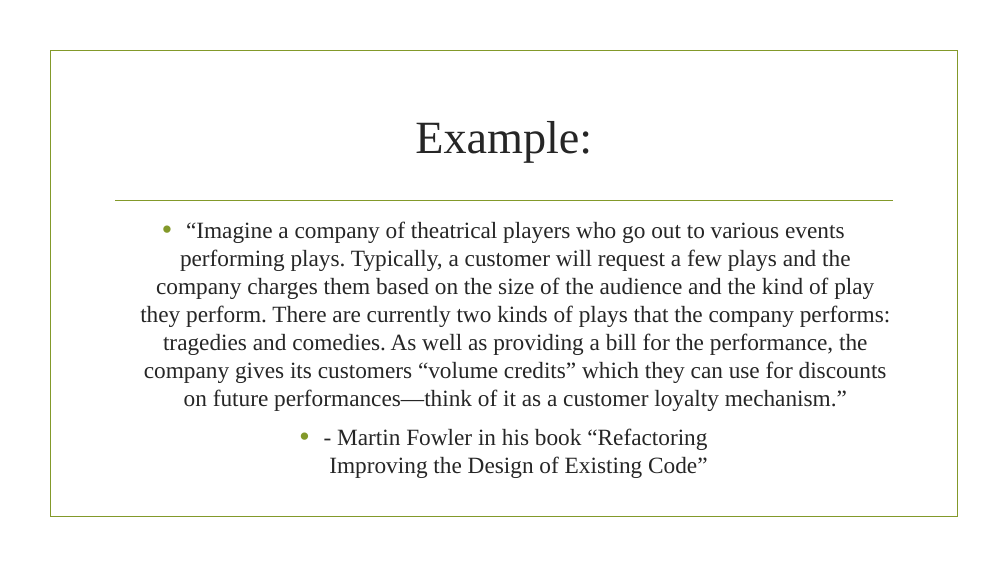
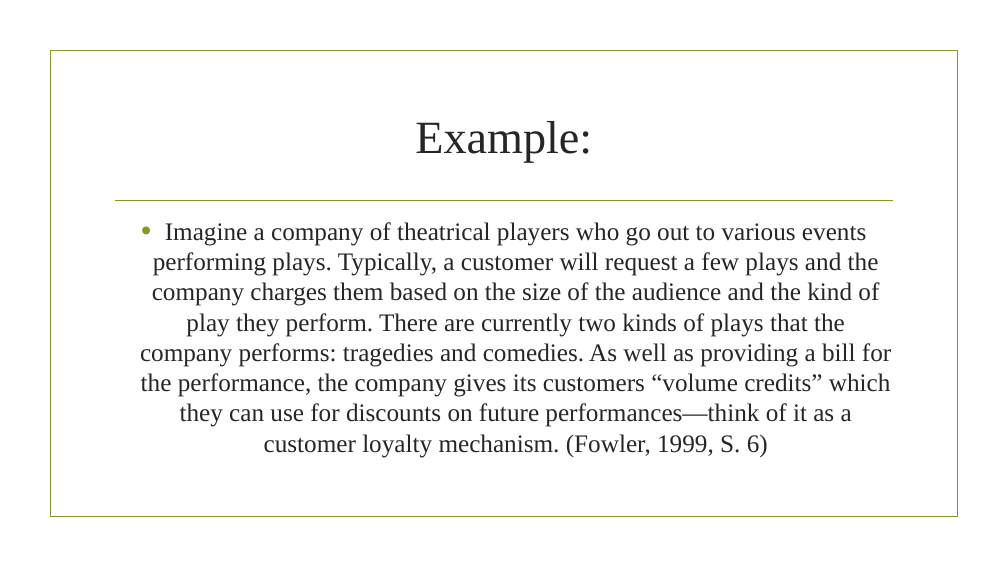
Before and after one commit to slaven2910/IU_DINGER, a slide deck: slide 9 of Informatik/Refactoring_Slaven_Mlinaric - v2 [Autosaved].pptx. Drawn at 1008x567 pixels with LibreOffice and Linux fonts; fonts in the diff are those of the drawing; background and template pictures are left out. Boxes give left, top, right and bottom in pixels: in the first picture for what was removed or moved away, otherwise in the second. Text is boxed around its words. In the diff, an @@ line names an element or a change of style, - is before the commit and + after.

```diff
--- a/Informatik/Refactoring_Slaven_Mlinaric - v2 [Autosaved].pptx
+++ b/Informatik/Refactoring_Slaven_Mlinaric - v2 [Autosaved].pptx
@@ text at [140, 222, 891, 458]: text changed; size 22.2 to 24 pt @@
-• “Imagine a company of theatrical players who go out to various events performing plays. Typically, a customer will request a few plays and the company charges them based on the size of the audience and the kind of play they perform. There are currently two kinds of plays that the company performs: tragedies and comedies. As well as providing a bill for the performance, the company gives its customers “volume credits” which they can use for discounts on future performances—think of it as a customer loyalty mechanism.”
-• - Martin Fowler in his book “Refactoring
-  Improving the Design of Existing Code”
+• Imagine a company of theatrical players who go out to various events performing plays. Typically, a customer will request a few plays and the company charges them based on the size of the audience and the kind of play they perform. There are currently two kinds of plays that the company performs: tragedies and comedies. As well as providing a bill for the performance, the company gives its customers “volume credits” which they can use for discounts on future performances—think of it as a customer loyalty mechanism. (Fowler, 1999, S. 6)
```
Also in this commit, not shown: 3 other slides changed, 4 slides added, 4 slides removed.
